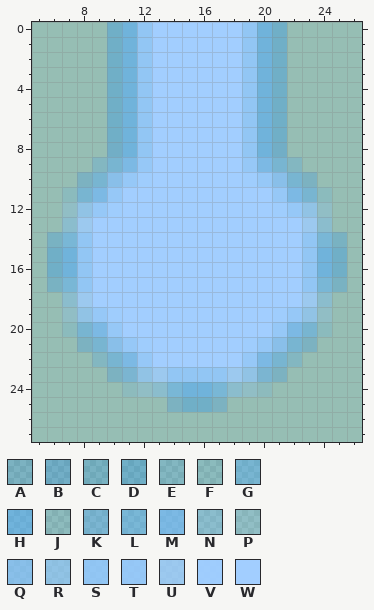
Two versions of one pixel-art sprite, src/main/resources/tiles/32/river_n.png. Above, as it was before the edit.
The file is 32x32 pixels. Pixels under 10% opacity are left out. Colours within 5 levels of each other are drawn and written as one. Shown: x 5..26, y 0..27.
Palette (. is transparent): A #007bff2d  B #007dff3d  C #0081ff31  D #0083ff40  E #2b97ff2d  F #3ea3ff1f  G #46a7ff61  H #4ca9ff83  J #4da3ff1f  K #4ea7ff61  L #56aeff75  M #6db7ffa4  N #75bbff56  P #81c0ff39  Q #83c0ffb3  R #8fc6ffa5  S #91c7ffd8  T #96c9ffe3  U #9dccffc9  V #9fcdfff8  W #a2ceff
Pixels before, first column x 6:
 0 ....DHSWWWWWWSHD....
 1 ....DHSWWWWWWSHD....
 2 ....DHSWWWWWWSHD....
 3 ....DHSWWWWWWSHD....
 4 ....DHSWWWWWWSHD....
 5 ....DHSWWWWWWSHD....
 6 ....DHSWWWWWWSHD....
 7 ....DHSWWWWWWSHD....
 8 ....BHSWWWWWWSHB....
 9 ...EGMTWWWWWWTMGE...
10 ..AGQTVWWWWWWVTQGA..
11 .FGMTWWWWWWWWWWTMGF.
12 .PRTVWWWWWWWWWWVTRP.
13 .NUWWWWWWWWWWWWWWUN.
14 CLSWWWWWWWWWWWWWWSLC
15 DHSWWWWWWWWWWWWWWSHD
16 DHSWWWWWWWWWWWWWWSHD
17 CLSWWWWWWWWWWWWWWSLC
18 .NUWWWWWWWWWWWWWWUN.
19 .PRTVWWWWWWWWWWVTRP.
20 .FGMTWWWWWWWWWWTMGF.
21 ..AGQTVWWWWWWVTQGA..
22 ...EGMTWWWWWWTMGE...
23 ....AKRUSSSSURKA....
24 .....JPNLHHLNPJ.....
25 ........ADDA........
The result:
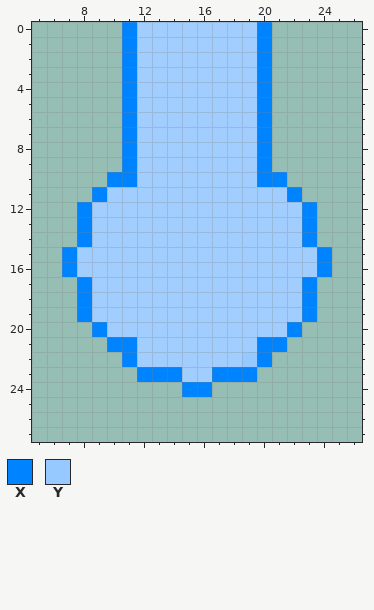
Colours new in this view: X #0083ff  Y #96c9ff
Change:
y 0..7: x 10..12 DHS -> .XW; x 19..21 SHD -> WX.
y 8: x 10..12 BHS -> .XW; x 19..21 SHB -> WX.
y 9: x 9..12 EGMT -> ..XW; x 19..22 TMGE -> WX..
y 10: x 8..12 AGQTV -> ..XXW; x 19..23 VTQGA -> WXX..
y 11: x 7..10 FGMT -> ..XW; x 21..24 TMGF -> WX..
y 12: x 7..10 PRTV -> .XWW; x 21..24 VTRP -> WWX.
y 13: x 7..8 NU -> .X; x 23..24 UN -> X.
y 14: x 6..8 CLS -> ..X; x 23..25 SLC -> X..
y 15..16: x 6..8 DHS -> .XW; x 23..25 SHD -> WX.
y 17: x 6..8 CLS -> ..X; x 23..25 SLC -> X..
y 18: x 7..8 NU -> .X; x 23..24 UN -> X.
y 19: x 7..10 PRTV -> .XWW; x 21..24 VTRP -> WWX.
y 20: x 7..10 FGMT -> ..XW; x 21..24 TMGF -> WX..
y 21: x 8..12 AGQTV -> ..XXW; x 19..23 VTQGA -> WXX..
y 22: x 9..12 EGMT -> ..XW; x 19..22 TMGE -> YX..
y 23: x 10..21 AKRUSSSSURKA -> ..XXXWWXXX..
y 24: x 11..20 JPNLHHLNPJ -> ....XX....
y 25: x 14..17 ADDA -> ....
Where, in picture pixels (left, top, right, bottom), the same in both pictures:
changed: (47, 22, 347, 412)
